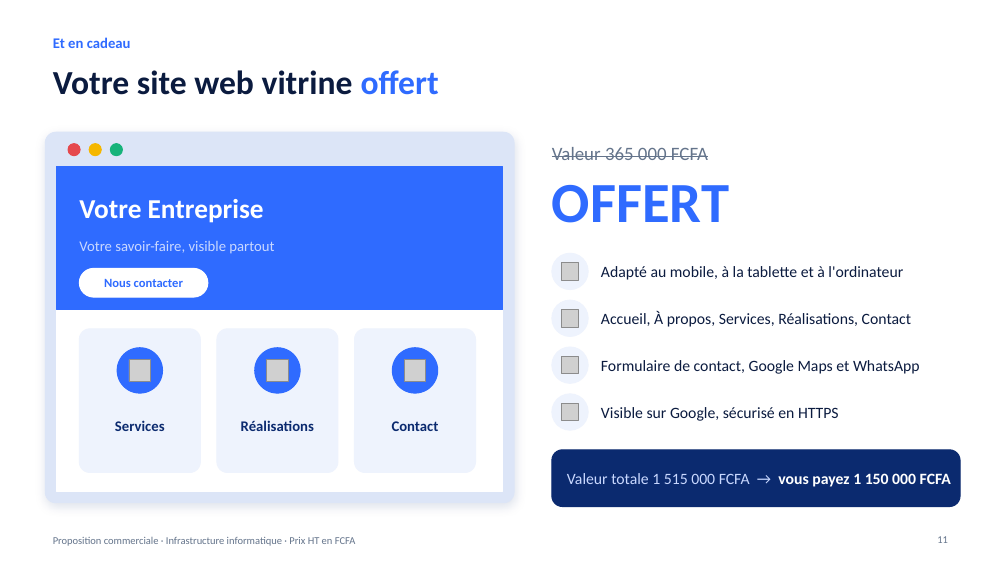
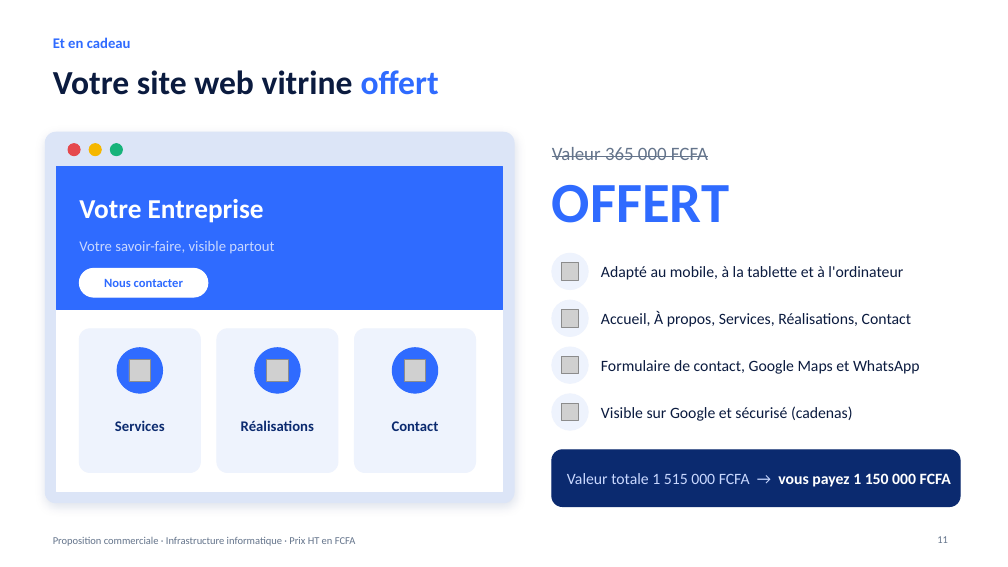
Before and after one commit to meledjearmel/others-documents, a slide deck: slide 11 of proposition-serveur/Proposition_Serveur_Proxmox_WindowsServer.pptx. Drawn at 1008x567 pixels with LibreOffice and Linux fonts; fonts in the diff are those of the drawing; grey boxes stand for pictures; background and template pictures are left out. Boxes give left, top, right and bottom in pixels: in the first picture for what was removed or moved away, otherwise in the second. Text is boxed around its words. In the diff, an @@ line names an element or a change of style, - is before the commit and + after.

```diff
--- a/proposition-serveur/Proposition_Serveur_Proxmox_WindowsServer.pptx
+++ b/proposition-serveur/Proposition_Serveur_Proxmox_WindowsServer.pptx
@@ text at [601,406,853,421]: text changed @@
-Visible sur Google, sécurisé en HTTPS
+Visible sur Google et sécurisé (cadenas)
```
Also in this commit, not shown: 12 other slides changed, 1 slide added, 1 other file.
